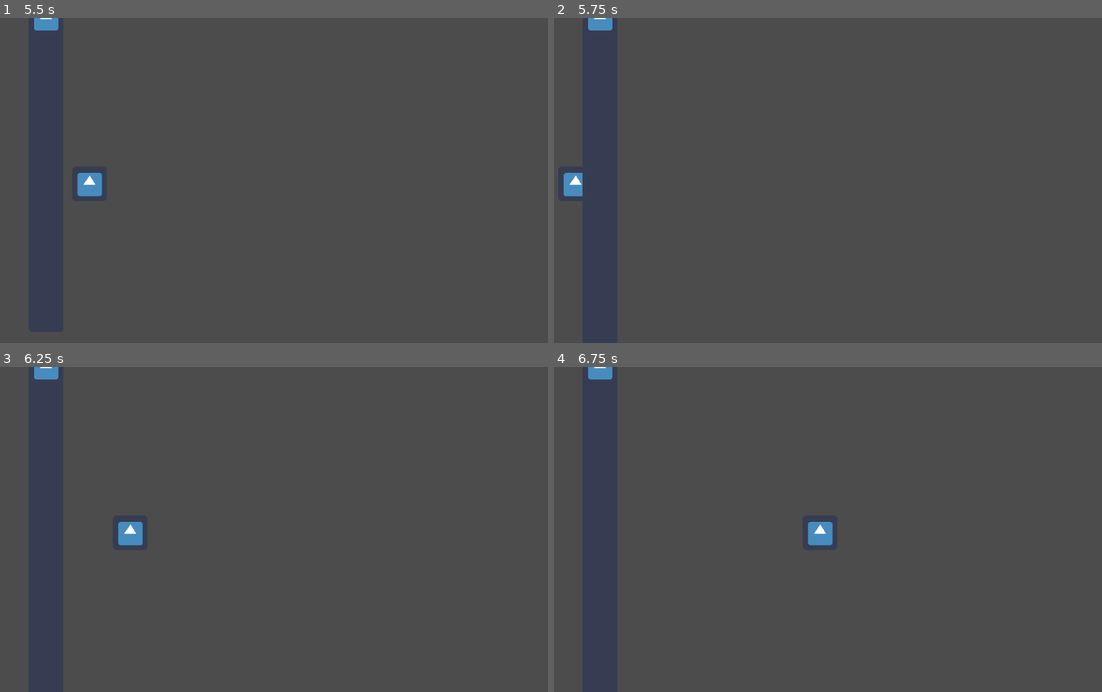
Above: before the commit, frames 1-4 (two rows, left to right).
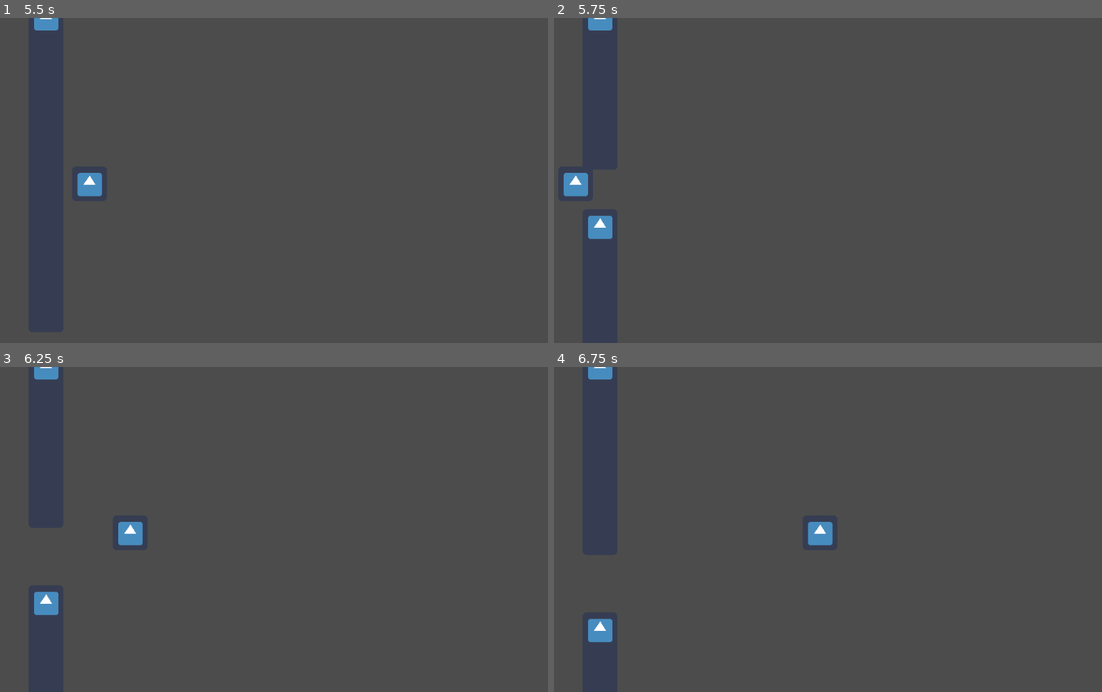
Above: after the commit, the same moments.

Repository: ColinKYuen/BQ-Game-Jam
Game: Godot game, scene res://Scenes/Main.tscn
The game is run twice, just before and just after one commit, with the same random seed, the same clock (stepped at 60 frames per second) and the same inputs. The engine's default icon, where the game draws it, is replaced by a stand-in: a white triangle on a blue panel in a dark square.
Inputs:
- Up to frame 1 (5.5 s): hold D (move_right) 0.53-1.28 s; hold Left (move_left) 1.28-2.03 s; hold D (move_right) 2.03-3.53 s; hold Left (move_left) from 3.53 s (still down)
- Up to frame 2 (5.75 s): keep holding Left (move_left)
- Up to frame 3 (6.25 s): release Left (move_left) at 5.78 s; hold D (move_right) from 5.78 s (still down)
- Up to frame 4 (6.75 s): keep holding D (move_right)

Frame 1 is identical in both runs. In frame 2, 0.4% of the frame differs, in the area x 5-11%, y 47-68%; in frame 3, 0.3%; in frame 4, 0.3%.

Commit message:
Collision Fruit-Player

Diff:
--- a/Scenes/GoodFruit.tscn
+++ b/Scenes/GoodFruit.tscn
@@ -6,7 +6,7 @@
 [sub_resource type="RectangleShape2D" id=1]
 extents = Vector2( 30.5, 29.5 )
 
-[node name="GoodFruit" type="KinematicBody2D"]
+[node name="GoodFruit" type="Area2D"]
 script = ExtResource( 1 )
 
 [node name="Hitbox" type="CollisionShape2D" parent="."]
--- a/Scenes/Main.tscn
+++ b/Scenes/Main.tscn
@@ -1,7 +1,7 @@
 [gd_scene load_steps=3 format=2]
 
 [ext_resource path="res://Scenes/Player.tscn" type="PackedScene" id=1]
-[ext_resource path="res://Scenes/Main.gd" type="Script" id=2]
+[ext_resource path="res://Scripts/Main.gd" type="Script" id=2]
 
 [node name="Node2D" type="Node2D"]
 script = ExtResource( 2 )
--- a/Scenes/Player.tscn
+++ b/Scenes/Player.tscn
@@ -6,7 +6,7 @@
 [sub_resource type="RectangleShape2D" id=1]
 extents = Vector2( 30.5, 29.5 )
 
-[node name="Player" type="KinematicBody2D"]
+[node name="Player" type="KinematicBody2D" groups=["Player"]]
 script = ExtResource( 1 )
 
 [node name="Hitbox" type="CollisionShape2D" parent="."]
--- a/Scripts/Fruit.gd
+++ b/Scripts/Fruit.gd
@@ -1,4 +1,4 @@
-extends KinematicBody2D
+extends Area2D
 
 var duration: int = 1000
 var velocity: Vector2 = Vector2(0, 0)
@@ -17,8 +17,8 @@
 	if body.is_in_group("Player"):
 		if is_good_fruit:
 			# TODO - Give point to players
-			print("Give Points")
+			pass
 		else:
 			# TODO - Damage player
-			print ("Damage Player")
-		queue_free()
+			pass
+	queue_free()
Renamed: Scenes/Main.gd -> Scripts/Main.gd
